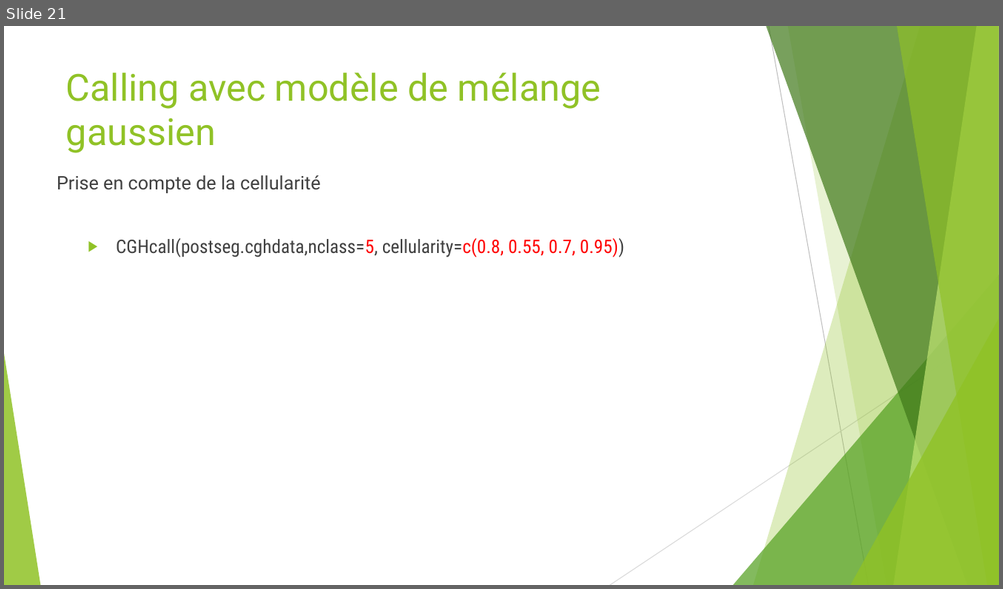
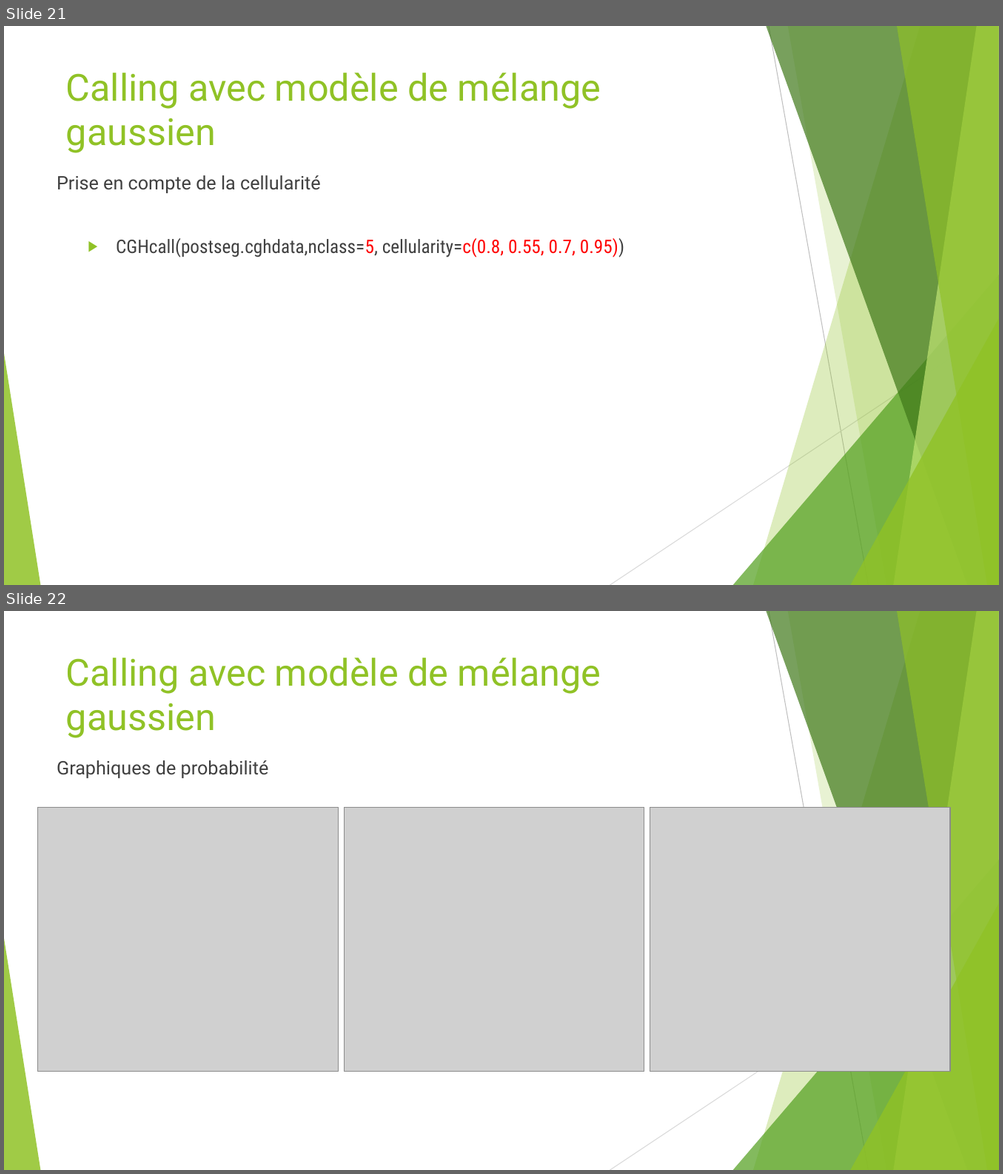
Before and after one commit to Elie-Bordron/DEA-dataviz, a slide deck: docs/docs_I_made/slides/CGHcall.pptx. Shown one above the other, each under a label of ours: slide 21 before the commit, slides 21 and 22 after it. The pictures are 1003x589 and 1003x1174 pixels, drawn with LibreOffice and Linux fonts; fonts in the diff are those of the drawing; grey boxes stand for pictures. Boxes give left, top, right and bottom in pixels: in the first picture for what was removed or moved away, otherwise in the second. Text is boxed around its words. In the diff, an @@ line names an element or a change of style, - is before the commit and + after.

```diff
--- a/docs/docs_I_made/slides/CGHcall.pptx
+++ b/docs/docs_I_made/slides/CGHcall.pptx
@@ slide 22 added at [4, 611, 999, 1170], background #FFFFFF; not listed: 10 template elements that a slide beside it also shows @@
@@ title added at [66, 658, 600, 738], 36 pt, text #90C226 @@
+Calling avec modèle de mélange gaussien
@@ text added at [57, 760, 269, 778], 18 pt, text #404040 @@
+Graphiques de probabilité
@@ picture added at [37, 807, 338, 1071] @@
@@ picture added at [344, 807, 644, 1071] @@
@@ picture added at [649, 807, 950, 1071] @@
```
Also in this commit, not shown: 6 slides changed, 15 other files.
